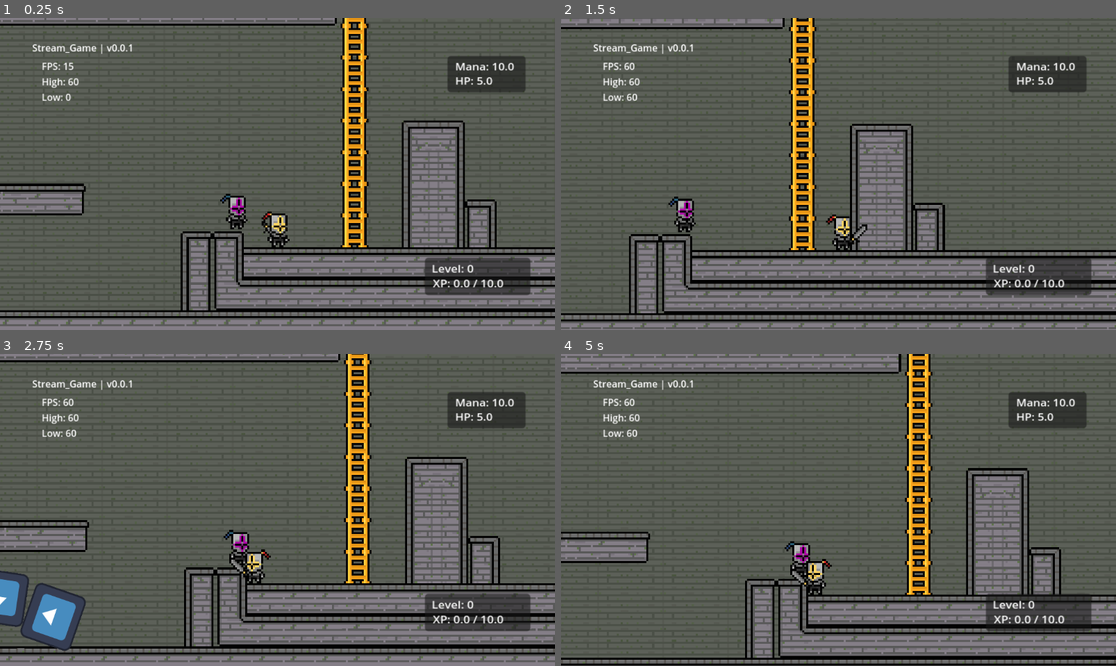
Above: before the commit, frames 1-4 (two rows, left to right).
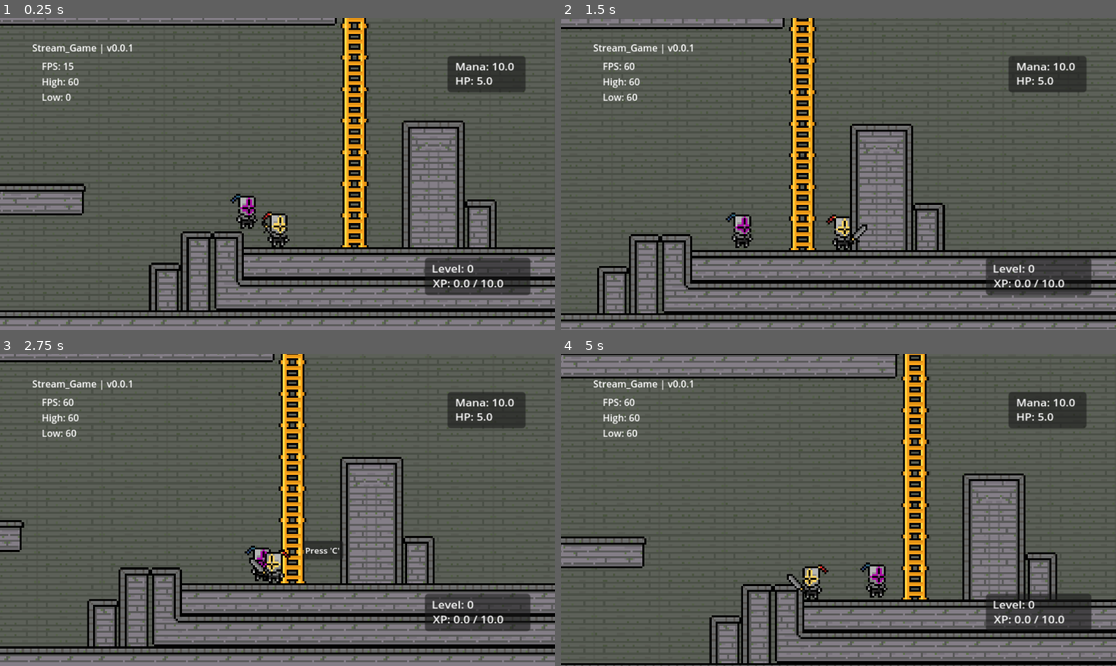
Above: after the commit, the same moments.

Repository: Schweem/CycleTwo
Game: Godot game, scene res://scenes/world_test.tscn
Two runs of this game, one before a commit and one after it. Both use one fixed random seed, a clock stepped at 60 frames per second and the inputs below. The engine's default icon, where the game draws it, is replaced by a stand-in: a white triangle on a blue panel in a dark square.
Inputs (mouse positions are in pixels of both pictures, inside the frame that each line leads up to):
- Up to frame 1 (0.25 s): no input
- Up to frame 2 (1.5 s): tap Enter at 0.5 s; move the mouse to (960, 158) at 0.52 s; hold Right (right) from 0.53 s (still down); click (960, 158) at 0.6 s; tap Space (jump) at 0.77 s; move the mouse to (727, 189) at 1.27 s; tap X (draw) at 1.35 s
- Up to frame 3 (2.75 s): tap Space (jump) at 1.52 s; move the mouse to (333, 441) at 2.02 s; release Right (right) at 2.03 s; hold Left (left) from 2.03 s (still down); tap C (interact) at 2.1 s
- Up to frame 4 (5 s): tap C (interact) at 2.75 s; move the mouse to (810, 572) at 2.77 s; release Left (left) at 2.78 s; hold Right (right) 2.78-4.28 s; tap R at 2.85 s; tap Space (jump) at 3.02, 3.77, 4.52 s; move the mouse to (1005, 556) at 3.52 s; click (1005, 556) at 3.6 s; move the mouse to (672, 463) at 4.27 s; hold Left (left) from 4.28 s (still down); tap X (draw) at 4.35 s

The runs differ from the first frame. In frame 1, 1.0% of the frame differs, in the area x 26-47%, y 56-94%; in frame 2, 1.2%; in frame 3, 21%; in frame 4, 21%, in the area x 0-100%, y 0-100%.

Commit message:
Enemy spawns

Diff:
--- /dev/null
+++ b/prefabs/overlord.tscn
@@ -0,0 +1,8 @@
+[gd_scene load_steps=3 format=3 uid="uid://bx4d0b8unqsu8"]
+
+[ext_resource type="Script" uid="uid://bgmhkg5wdkosl" path="res://scripts/enemy_man.gd" id="1_1m6co"]
+[ext_resource type="PackedScene" uid="uid://bovyp4s1u2luk" path="res://prefabs/test_enemy.tscn" id="2_nvivk"]
+
+[node name="overlord" type="Node2D" groups=["overlord"]]
+script = ExtResource("1_1m6co")
+enemy_scene = ExtResource("2_nvivk")
--- a/prefabs/player_character.tscn
+++ b/prefabs/player_character.tscn
@@ -50,7 +50,7 @@
 [sub_resource type="RectangleShape2D" id="RectangleShape2D_yenwa"]
 size = Vector2(6, 15)
 
-[node name="playerCharacter" type="CharacterBody2D"]
+[node name="playerCharacter" type="CharacterBody2D" groups=["player"]]
 script = ExtResource("1_6r27q")
 
 [node name="Camera2D" type="Camera2D" parent="."]
--- a/prefabs/test_enemy.tscn
+++ b/prefabs/test_enemy.tscn
@@ -9,21 +9,31 @@
 [sub_resource type="RectangleShape2D" id="RectangleShape2D_6qtqi"]
 size = Vector2(9, 19)
 
-[node name="testEnemy" type="Node2D"]
+[sub_resource type="CircleShape2D" id="CircleShape2D_8vpbc"]
+radius = 93.0215
+
+[node name="testEnemy" type="CharacterBody2D" groups=["enemy"]]
 texture_filter = 1
-
-[node name="CharacterBody2D" type="CharacterBody2D" parent="." groups=["enemy"]]
 script = ExtResource("2_8hgsy")
 
-[node name="CollisionShape2D" type="CollisionShape2D" parent="CharacterBody2D"]
+[node name="CollisionShape2D" type="CollisionShape2D" parent="."]
 position = Vector2(0.5, 0)
 shape = SubResource("RectangleShape2D_8vpbc")
 
-[node name="Area2D" type="Area2D" parent="CharacterBody2D" groups=["enemy", "npc"]]
+[node name="Area2D" type="Area2D" parent="." groups=["enemy", "npc"]]
 
-[node name="CollisionShape2D" type="CollisionShape2D" parent="CharacterBody2D/Area2D"]
+[node name="CollisionShape2D" type="CollisionShape2D" parent="Area2D"]
 position = Vector2(0.5, 0.5)
 shape = SubResource("RectangleShape2D_6qtqi")
 
-[node name="Sprite2D" type="Sprite2D" parent="CharacterBody2D"]
+[node name="Sprite2D" type="Sprite2D" parent="."]
 texture = ExtResource("1_8hgsy")
+
+[node name="detect_radius" type="Area2D" parent="."]
+collision_layer = 0
+
+[node name="CollisionShape2D2" type="CollisionShape2D" parent="detect_radius"]
+shape = SubResource("CircleShape2D_8vpbc")
+
+[connection signal="body_entered" from="detect_radius" to="." method="_detect_entered"]
+[connection signal="body_exited" from="detect_radius" to="." method="_on_detect_radius_body_exited"]
--- a/project.godot
+++ b/project.godot
@@ -22,6 +22,8 @@
 statCon=""
 ladder=""
 npc=""
+overlord=""
+player=""
 
 [input]
 
--- a/scenes/world_test.tscn
+++ b/scenes/world_test.tscn
@@ -1,14 +1,13 @@
-[gd_scene load_steps=14 format=4 uid="uid://ju1molnkfi56"]
+[gd_scene load_steps=13 format=4 uid="uid://ju1molnkfi56"]
 
 [ext_resource type="PackedScene" uid="uid://btppsxypre06b" path="res://prefabs/player_character.tscn" id="1_7mhm3"]
+[ext_resource type="PackedScene" uid="uid://bx4d0b8unqsu8" path="res://prefabs/overlord.tscn" id="3_voen0"]
 [ext_resource type="PackedScene" uid="uid://db8ps46qixelv" path="res://prefabs/game_manager.tscn" id="4_63fu1"]
 [ext_resource type="Texture2D" uid="uid://b1a7fpv30srho" path="res://assets/sprites/ladder.png" id="6_4bo10"]
 [ext_resource type="Texture2D" uid="uid://crg6jj1qsymnd" path="res://assets/sprites/sampleTiles.png" id="6_4lv6h"]
 [ext_resource type="PackedScene" uid="uid://bovyp4s1u2luk" path="res://prefabs/test_enemy.tscn" id="7_i6uhy"]
-[ext_resource type="Script" uid="uid://dlhgof7ydc8g1" path="res://scripts/toolbox/cannon.gd" id="8_4bo10"]
 [ext_resource type="Texture2D" uid="uid://c2e4upv6u8a28" path="res://assets/sprites/background.png" id="8_voen0"]
 [ext_resource type="PackedScene" uid="uid://dup7slvqhq8ri" path="res://prefabs/game_controller.tscn" id="9_4bo10"]
-[ext_resource type="PackedScene" uid="uid://sn5nscso06qe" path="res://prefabs/bomb.tscn" id="9_d357a"]
 
 [sub_resource type="TileSetAtlasSource" id="TileSetAtlasSource_i6uhy"]
 texture = ExtResource("6_4lv6h")
@@ -86,17 +85,12 @@
 position = Vector2(41, 35)
 scale = Vector2(1.23476, 1.23476)
 
-[node name="cannon" type="Node2D" parent="."]
-position = Vector2(206, 240)
-script = ExtResource("8_4bo10")
-projectile_scene = ExtResource("9_d357a")
-launch_force = 600.0
-min_delay = 0.1
-max_delay = 0.2
+[node name="overlord" parent="." instance=ExtResource("3_voen0")]
+position = Vector2(284, 214)
 
 [node name="CollisionTiles" type="TileMapLayer" parent="."]
 texture_filter = 1
-tile_map_data = PackedByteArray("AAAiABUAAAAEAAAAAAAiABYAAAA …(2080 unchanged characters)… GAAEAAAAzABUAAAAEAAAAAAAzABYAAAAEAAEAAAA=")
+tile_map_data = PackedByteArray("AAAiABUAAAAEAAAAAAAiABYAAAA …(2080 unchanged characters)… GAAEAAAAzABUAAAAEAAAAAAAzABYAAAAEAAEAAAAHABYAAAAEAAAAAAAHABcAAAAEAAEAAAAgABYAAAAGAAAAAAAgABcAAAAGAAEAAAA=")
 tile_set = SubResource("TileSet_voen0")
 
 [node name="LadderTiles" type="TileMapLayer" parent="." groups=["ladder"]]
--- a/scripts/enemy_man.gd
+++ b/scripts/enemy_man.gd
@@ -1,24 +1,43 @@
 extends Node2D
 
 @export var enemy_scene : PackedScene
-
-var gravity = ProjectSettings.get_setting("physics/2d/default_gravity")
 
 var entity_count : int = 0
 var max_entities : int = 15
 var entity_roster : Array = []
 
+var respawn_delay : float = 2.5
+
 func _ready() -> void:
-    pass
+	if enemy_scene == null:
+		push_warning("Enemy not assigned")
+		return
+
+func _process(_delta):
+	if entity_count < max_entities:
+		await get_tree().create_timer(respawn_delay).timeout
+		spawn_enemy()
 
 func spawn_enemy() -> void:
-    if enemy_scene == null:
-        push_warning("Enemy not assigned")
-        return
+	if enemy_scene == null:
+		push_warning("Enemy not assigned")
+		return
 
-    if entity_count < max_entities:
-        var enemy_instance := enemy_scene.instantiate()
-        entity_roster.append(enemy_instance)
+	if entity_count < max_entities:
+		var enemy_instance := enemy_scene.instantiate()
 
-        get_tree().current_scene.add_child(enemy_instance)
-        enemy_instance.global_transform = global_transform
+		entity_roster.append(enemy_instance)
+		entity_count += 1
+
+		get_tree().current_scene.add_child(enemy_instance)
+		enemy_instance.global_transform = global_transform
+
+func remove_enemy(id) -> void:
+	print(id)
+
+	for item in entity_roster:
+		if item == id:
+			print("Removed %s from roster" % item)
+
+	entity_count -= 1
+	print(entity_count)
--- a/scripts/player_controller.gd
+++ b/scripts/player_controller.gd
@@ -122,6 +122,7 @@
 
 			sword.flip_v = false
 			sword.position.x = swordPosition
+
 		# third case to let it linger
 		else:
 			baseSprite.play("idle")
--- a/scripts/test_enemy.gd
+++ b/scripts/test_enemy.gd
@@ -4,7 +4,14 @@
 @export var defeatXp : float = 3.0
 var gameController : Node2D
 
+var dir : Vector2 = Vector2(1,0)
+var move_speed : float = 2500
+
+var detected : bool = false
+var last_seen : Vector2 = Vector2(0,0)
+
 var gravity = ProjectSettings.get_setting("physics/2d/default_gravity")
+@onready var enemy_manager : Node2D = get_tree().get_first_node_in_group("overlord")
 
 func _ready() -> void:
 	gameController = get_tree().get_first_node_in_group("gamecontroller")
@@ -17,6 +24,15 @@
 	if !is_on_floor():
 		velocity.y += gravity * delta
 
+	if !is_on_wall() and (detected == false):
+		velocity.x = dir.x * move_speed * delta
+
+	elif !is_on_wall() and (detected == true):
+		velocity.x = move_toward(position.x, to_global(last_seen).x, move_speed) * delta
+
+	elif is_on_wall:
+		dir.x = -dir.x
+
 	move_and_slide()
 
 func takeDamage() -> void:
@@ -24,5 +40,19 @@
 	print("ok")
 
 func destroy() -> void:
+	enemy_manager.remove_enemy(instance_from_id(get_instance_id()))
 	gameController.emitXp.emit(defeatXp)
-	get_parent().queue_free()
+
+	queue_free()
+
+func _detect_entered(body: Node2D) -> void:
+	if body.is_in_group("player"):
+		last_seen = body.position
+
+		print(last_seen)
+		detected = true
+
+func _on_detect_radius_body_exited(body: Node2D) -> void:
+	if body.is_in_group("player") and (detected == true):
+		await get_tree().create_timer(1.5).timeout
+		detected = false
Not shown: 1 places in prefabs/test_enemy.tscn that only renumber resources
